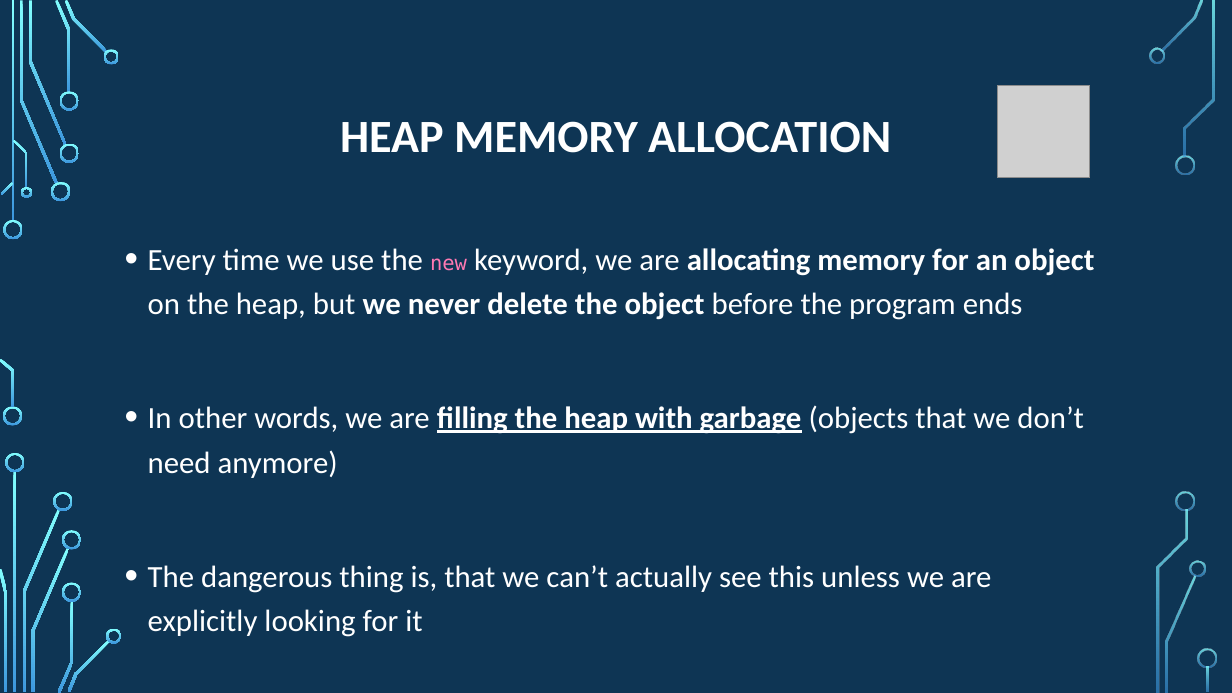
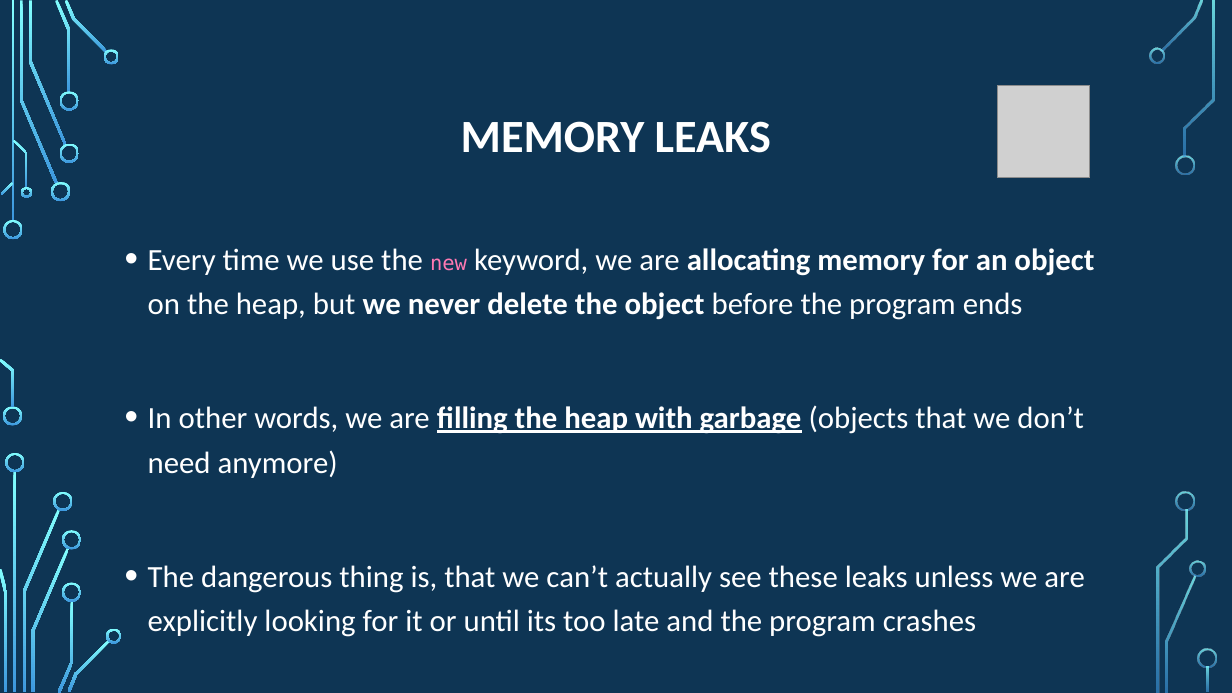
Before and after one commit to psypdt/Advanced_Summer_Course, a slide deck: slide 33 of Day4/Day_4.pptx. Drawn at 1232x693 pixels with LibreOffice and Linux fonts; fonts in the diff are those of the drawing; grey boxes stand for pictures; background and template pictures are left out. Boxes give left, top, right and bottom in pixels: in the first picture for what was removed or moved away, otherwise in the second. Text is boxed around its words. In the diff, an @@ line names an element or a change of style, - is before the commit and + after.

```diff
--- a/Day4/Day_4.pptx
+++ b/Day4/Day_4.pptx
@@ title at [461, 121, 771, 153]: text changed @@
-HEAP MEMORY ALLOCATION
+MEMORY LEAKS
@@ text at [148, 565, 1084, 637]: text changed @@
-• The dangerous thing is, that we can’t actually see this unless we are explicitly looking for it
+• The dangerous thing is, that we can’t actually see these leaks unless we are explicitly looking for it or until its too late and the program crashes
```
Also in this commit, not shown: 11 other slides changed, 2 slides added, 1 slide removed, 1 other file.
